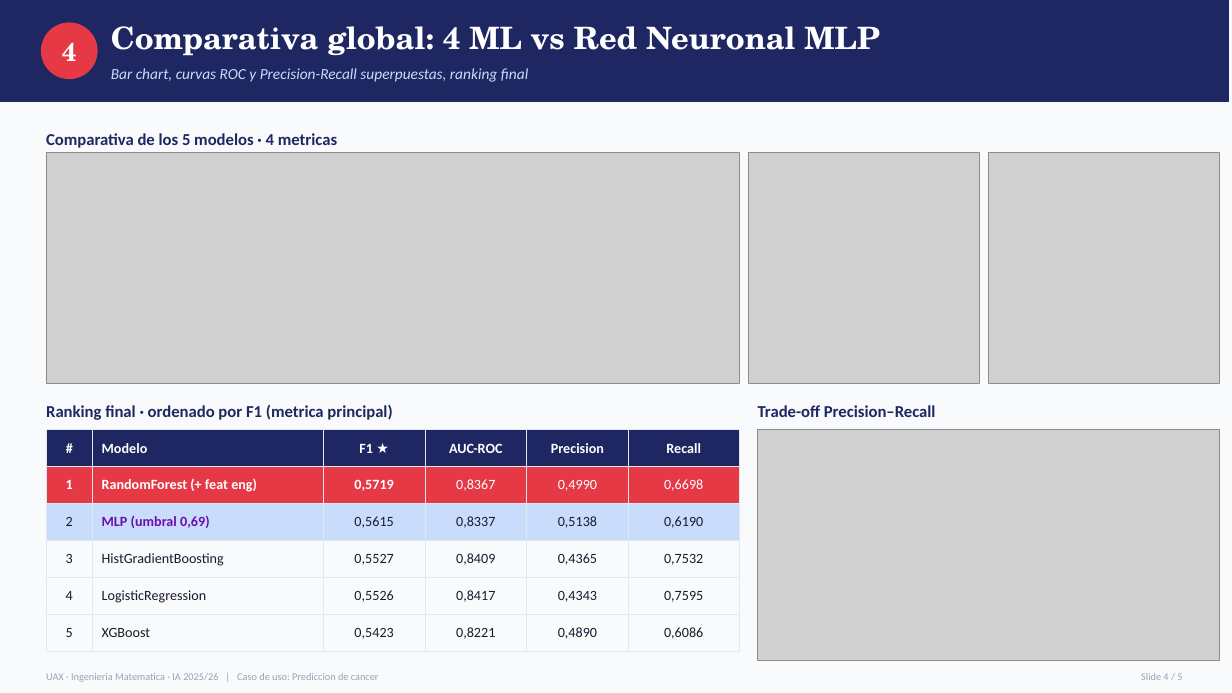
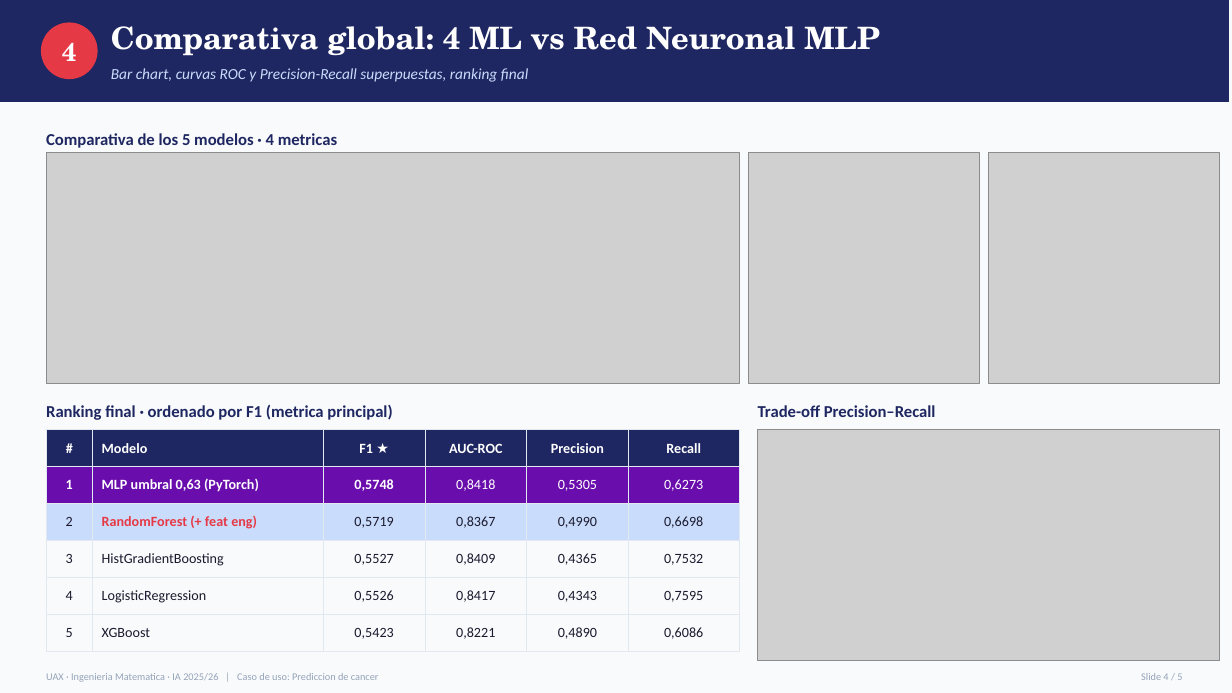
Before and after one commit to judithsalas/cancer-prediction-pipeline, a slide deck: slide 5 of Entregable_5_diapositivas.pptx. Drawn at 1232x693 pixels with LibreOffice and Linux fonts; fonts in the diff are those of the drawing; grey boxes stand for pictures. Boxes give left, top, right and bottom in pixels: in the first picture for what was removed or moved away, otherwise in the second. Text is boxed around its words. In the diff, an @@ line names an element or a change of style, - is before the commit and + after.

```diff
--- a/Entregable_5_diapositivas.pptx
+++ b/Entregable_5_diapositivas.pptx
@@ table at [46,430,739,661] @@
-row 2: 1 | RandomForest (+ feat eng) | 0,5719 | 0,8367 | 0,4990 | 0,6698
+row 2: 1 | MLP umbral 0,63 (PyTorch) | 0,5748 | 0,8418 | 0,5305 | 0,6273
-row 3: 2 | MLP (umbral 0,69) | 0,5615 | 0,8337 | 0,5138 | 0,6190
+row 3: 2 | RandomForest (+ feat eng) | 0,5719 | 0,8367 | 0,4990 | 0,6698
@@ fill #E63946 to #6A0DAD in row 2 @@
```
Also in this commit, not shown: 4 other slides changed, 20 other files.
